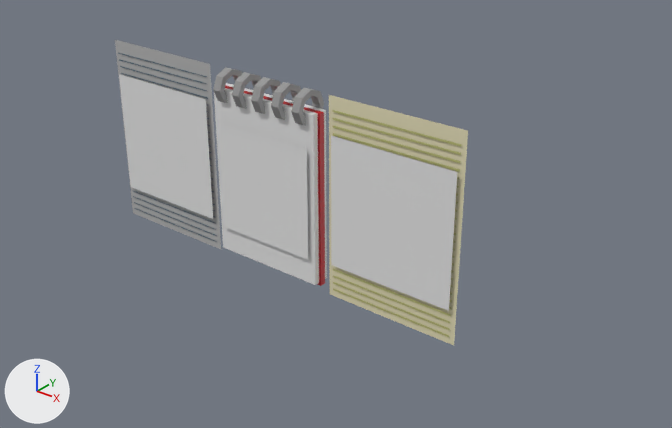
An edit to the Blender file Documentacao/Cenario/Marcelo/escapeMarcelo.blend, drawn before and after from the same camera.
Both versions are drawn from a camera (50 mm lens) standing at (3.92, -4.19, 2.51) and looking at (0.41, 0.19, -0.2). Arrows for +X, +Y and +Z are at lower left; the lights stay in place.

The first picture shows 'Bloquinho', 'BloquinhoDesenho', 'Folha', 'Folha.001', 'FolhaDesenho', 'FolhaDesenho.001'.
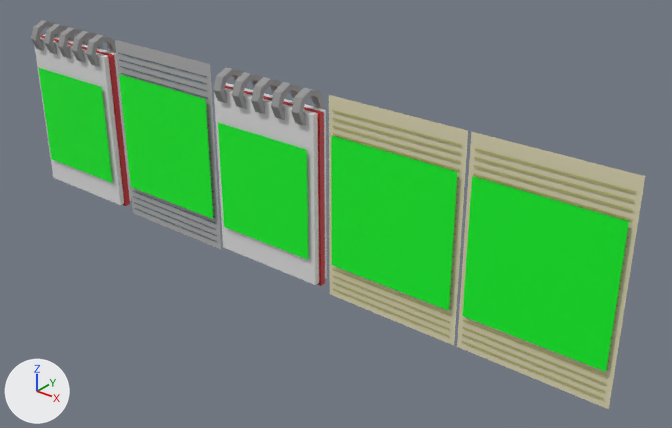
Changed parts and their boxes [x1, y1, x2, y2] in the pictures (672 x 428 px):
'FolhaDesenho.002', added (green): after [462, 176, 629, 372]
'FolhaDesenho', recoloured (grey to green): [331, 136, 457, 311] in both
'Folha.002', added (beige): after [457, 131, 645, 409]
    faces in mat_material (beige #e7e0bb): [457, 131, 645, 409]
    faces in mat_material_001 (yellow #c2c176): [462, 148, 636, 400]
'FolhaDesenho.001', recoloured (grey to green): [119, 74, 213, 219] in both
'BloquinhoDesenho', recoloured (grey to green): [218, 123, 308, 260] in both
'Bloquinho.001', added: after [31, 20, 132, 206]
    faces in mat_folha (white #e7e7e7): [34, 34, 132, 205]
    faces in mat_ferro (grey #969696): [31, 20, 116, 67]
    faces in mat_capa (red #c20013): [41, 35, 130, 206]
'BloquinhoDesenho.001', added (green): after [38, 68, 112, 183]

The change, as a list of edits to the scene's bpy script:
```text
Change mat_desenho:
    mat_desenho.base_color: (0.8, 0.8, 0.8) -> (0.0, 1.0, 0.0218)  # white #e7e7e7 -> green #00ff29
Add me_plane_005:
    me_plane_005.from_pydata([(-0.453, -0.025, -0.453), (0.453, -0.025, -0.453), (-0.453, -0.025, 0.453), (0.453, -0.025, 0.453)], [], [(0, 1, 3, 2)])
    me_plane_005.materials.append(mat_desenho)  # green #00ff29
Add me_plane_001:
    me_plane_001.from_pydata(...)  # 108 vertices, 27 faces; spans x -0.49..0.49, y -0.007..0.0, z -0.7..0.7
    # faces by material slot: [1, 26]
    me_plane_001.materials.append(mat_material)  # beige #e7e0bb
    me_plane_001.materials.append(mat_material_001)  # yellow #c2c176
Add me_cube_003:
    me_cube_003.from_pydata([(-0.391, -0.075, -0.447), (0.391, -0.075, -0.447), (-0.391, -0.075, 0.336), (0.391, -0.075, 0.336)], [], [(0, 1, 3, 2)])
    me_cube_003.materials.append(mat_desenho)  # green #00ff29
Add me_cube_002:
    me_cube_002.from_pydata(...)  # 184 vertices, 182 faces; spans x -0.449..0.449, y -0.117..0.128, z -0.65..0.703
    # faces by material slot: [160, 12, 10]
    me_cube_002.materials.append(mat_ferro)  # grey #969696
    me_cube_002.materials.append(mat_capa)  # red #c20013
    me_cube_002.materials.append(mat_folha)  # white #e7e7e7
Add ob_folhadesenho_002:
    ob_folhadesenho_002 = bpy.data.objects.new('FolhaDesenho.002', me_plane_005)
    ob_folhadesenho_002.location = (2.0, 0.0, 0.0)
Add ob_folha_002:
    ob_folha_002 = bpy.data.objects.new('Folha.002', me_plane_001)
    ob_folha_002.location = (2.0, 0.0, 0.0)
Add ob_bloquinhodesenho_001:
    ob_bloquinhodesenho_001 = bpy.data.objects.new('BloquinhoDesenho.001', me_cube_003)
    ob_bloquinhodesenho_001.location = (-2.0, 0.0, 0.0)
Add ob_bloquinho_001:
    ob_bloquinho_001 = bpy.data.objects.new('Bloquinho.001', me_cube_002)
    ob_bloquinho_001.location = (-2.0, 0.0, 0.0)
```
